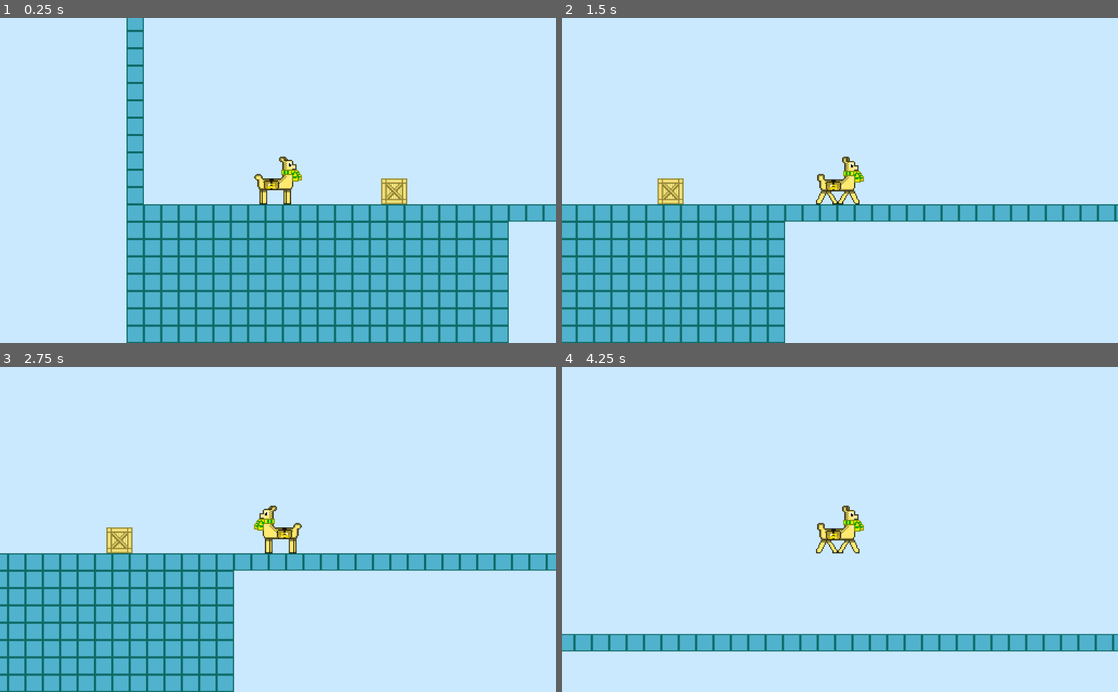
Above: before the commit, frames 1-4 (two rows, left to right).
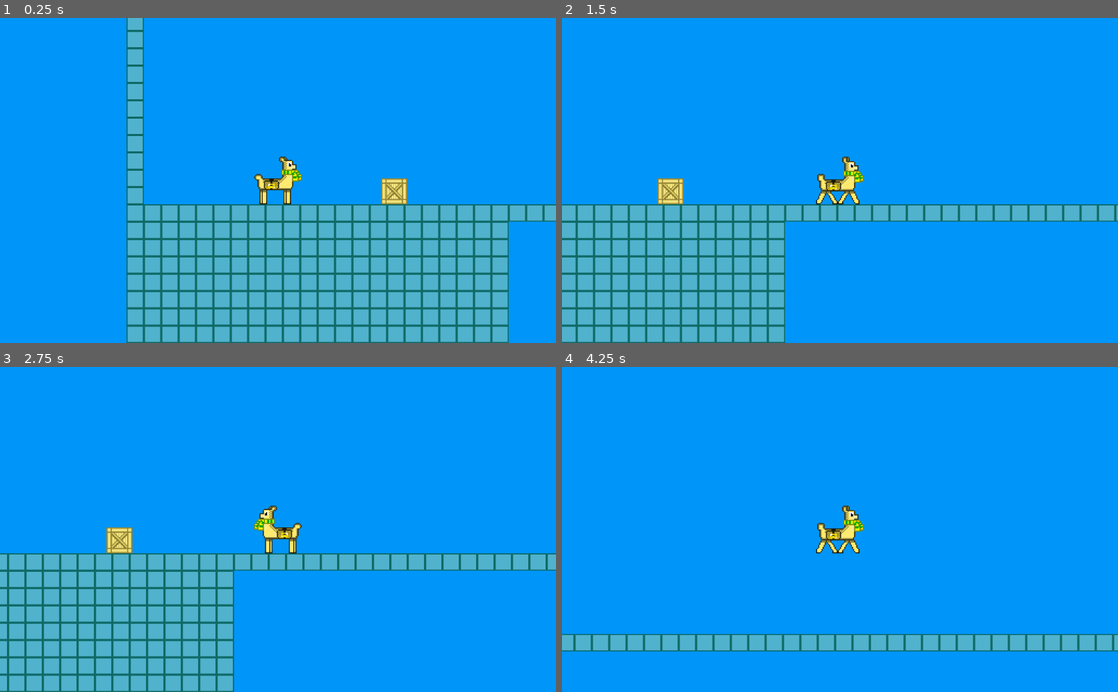
Above: after the commit, the same moments.

Repository: LeoDog896/Llama-Zips
Game: Godot game, scene res://Templates/LevelTemplate.tscn
Two runs of this game, one before a commit and one after it. Both use one fixed random seed, a clock stepped at 60 frames per second and the inputs below.
Inputs (mouse positions are in pixels of both pictures, inside the frame that each line leads up to):
- Up to frame 1 (0.25 s): no input
- Up to frame 2 (1.5 s): tap Enter at 0.5 s; move the mouse to (956, 190) at 0.52 s; hold Right (ui_right) from 0.53 s (still down); click (956, 190) at 0.67 s; tap Up (ui_up) at 0.77 s; move the mouse to (728, 196) at 1.27 s; click (728, 196) at 1.42 s
- Up to frame 3 (2.75 s): tap Up (ui_up) at 1.52 s; move the mouse to (333, 458) at 2.02 s; release Right (ui_right) at 2.03 s; hold A (ui_left) from 2.03 s (still down); click (333, 458) at 2.17 s
- Up to frame 4 (4.25 s): move the mouse to (812, 594) at 2.77 s; release A (ui_left) at 2.78 s; hold Right (ui_right) from 2.78 s (still down); click (812, 594) at 2.92 s; tap Up (ui_up) at 3.02, 3.77 s; move the mouse to (1006, 578) at 3.52 s; click (1006, 578) at 3.67 s

The runs differ from the first frame. In frame 1, 68% of the frame differs, in the area x 0-100%, y 0-100%; in frame 2, 79%; in frame 3, 78%; in frame 4, 94%.

Commit message:
jump animation

Diff:
--- a/Templates/LevelTemplate.tscn
+++ b/Templates/LevelTemplate.tscn
@@ -23,6 +23,11 @@
 0/tile_mode = 0
 0/occluder_offset = Vector2( 0, 0 )
 0/navigation_offset = Vector2( 0, 0 )
+0/shape_offset = Vector2( 0, 0 )
+0/shape_transform = Transform2D( 1, 0, 0, 1, 0, 0 )
+0/shape = SubResource( 1 )
+0/shape_one_way = false
+0/shape_one_way_margin = 1.0
 0/shapes = [ {
 "autotile_coord": Vector2( 0, 0 ),
 "one_way": false,
@@ -40,6 +45,11 @@
 1/occluder_offset = Vector2( 0, 0 )
 1/occluder = SubResource( 2 )
 1/navigation_offset = Vector2( 0, 0 )
+1/shape_offset = Vector2( 0, 0 )
+1/shape_transform = Transform2D( 1, 0, 0, 1, 0, 0 )
+1/shape = SubResource( 3 )
+1/shape_one_way = false
+1/shape_one_way_margin = 1.0
 1/shapes = [ {
 "autotile_coord": Vector2( 0, 0 ),
 "one_way": false,
--- a/Utils/BindedPlayer.tscn
+++ b/Utils/BindedPlayer.tscn
@@ -1,52 +1,57 @@
-[gd_scene load_steps=10 format=2]
+[gd_scene load_steps=12 format=2]
 
 [ext_resource path="res://Utils/Scripts/Player.gd" type="Script" id=1]
 [ext_resource path="res://Walking_llama.png" type="Texture" id=2]
+[ext_resource path="res://Llama Sprites.png" type="Texture" id=3]
 
 [sub_resource type="RectangleShape2D" id=1]
 extents = Vector2( 22, 22 )
 
 [sub_resource type="AtlasTexture" id=2]
 atlas = ExtResource( 2 )
-region = Rect2( 0, 0, 44, 44 )
+region = Rect2( 0, 44, 44, 44 )
 
 [sub_resource type="AtlasTexture" id=3]
 atlas = ExtResource( 2 )
-region = Rect2( 0, 44, 44, 44 )
+region = Rect2( 0, 0, 44, 44 )
 
 [sub_resource type="AtlasTexture" id=4]
 atlas = ExtResource( 2 )
 region = Rect2( 0, 0, 44, 44 )
 
 [sub_resource type="AtlasTexture" id=5]
-atlas = ExtResource( 2 )
+atlas = ExtResource( 3 )
 region = Rect2( 0, 44, 44, 44 )
 
 [sub_resource type="AtlasTexture" id=6]
 atlas = ExtResource( 2 )
+region = Rect2( 0, 44, 44, 44 )
+
+[sub_resource type="AtlasTexture" id=7]
+atlas = ExtResource( 2 )
 region = Rect2( 0, 0, 44, 44 )
 
-[sub_resource type="SpriteFrames" id=7]
+[sub_resource type="SpriteFrames" id=8]
 animations = [ {
-"frames": [ SubResource( 2 ) ],
+"frames": [ SubResource( 2 ), SubResource( 3 ) ],
+"loop": true,
+"name": "running",
+"speed": 15.0
+}, {
+"frames": [ SubResource( 4 ) ],
 "loop": true,
 "name": "standing",
 "speed": 5.0
 }, {
-"frames": [  ],
+"frames": [ SubResource( 5 ) ],
 "loop": true,
 "name": "jumping",
 "speed": 5.0
 }, {
-"frames": [ SubResource( 3 ), SubResource( 4 ) ],
+"frames": [ SubResource( 6 ), SubResource( 7 ) ],
 "loop": true,
 "name": "walking",
 "speed": 10.0
-}, {
-"frames": [ SubResource( 5 ), SubResource( 6 ) ],
-"loop": true,
-"name": "running",
-"speed": 15.0
 } ]
 
 [node name="BindedPlayer" type="KinematicBody2D"]
@@ -68,5 +73,5 @@
 editor_draw_drag_margin = true
 
 [node name="AnimatedSprite" type="AnimatedSprite" parent="."]
-frames = SubResource( 7 )
+frames = SubResource( 8 )
 animation = "jumping"
--- a/project.godot
+++ b/project.godot
@@ -21,7 +21,7 @@
 
 [display]
 
-mouse_cursor/custom_image_hotspot=false
+mouse_cursor/custom_image_hotspot=true
 window/stretch/mode="viewport"
 
 [input]
@@ -70,5 +70,5 @@
 
 [rendering]
 
-environment/default_clear_color=Color( 0.796078, 0.917647, 1, 1 )
+environment/default_clear_color=Color( 0, 0.588235, 0.980392, 1 )
 environment/default_environment="res://default_env.tres"
Binary file added: Llama Sprites.png
Not shown, added: Llama Sprites.png.import
